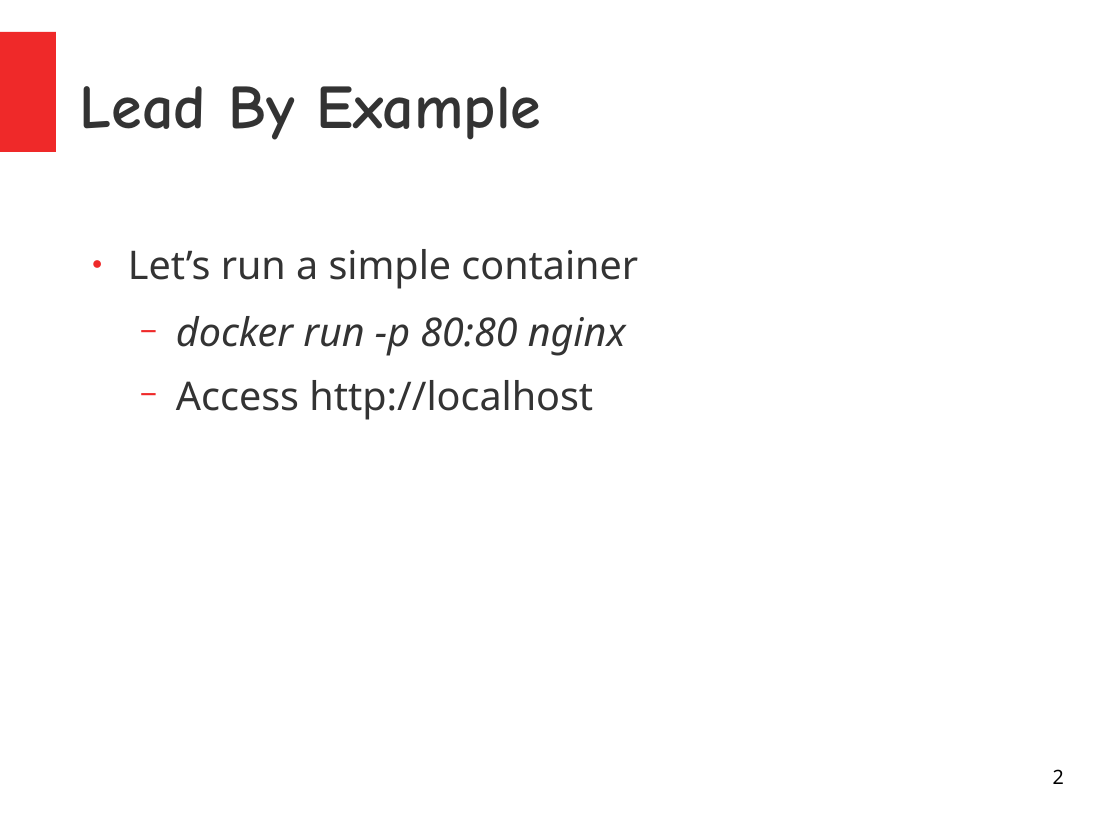
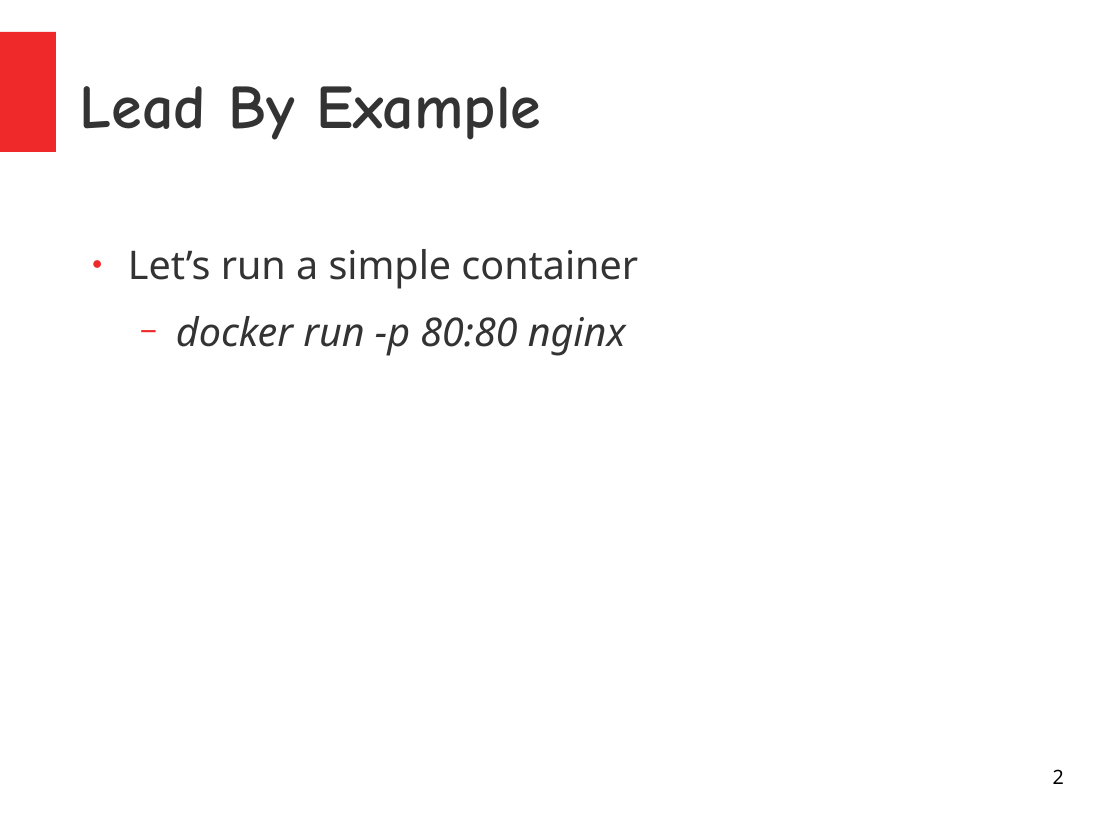
Before and after one commit to kislaykishore/microservices, a slide deck: slide 2 of Containers.odp. Drawn at 1120x840 pixels with LibreOffice and Linux fonts; fonts in the diff are those of the drawing. Boxes give left, top, right and bottom in pixels: in the first picture for what was removed or moved away, otherwise in the second. Text is boxed around its words. In the diff, an @@ line names an element or a change of style, - is before the commit and + after.

```diff
--- a/Containers.odp
+++ b/Containers.odp
@@ text at box(176, 380, 593, 420): paragraph removed @@
-  − Access http://localhost
```
Also in this commit, not shown: 1 other slide changed, 1 slide added, 2 other files.
